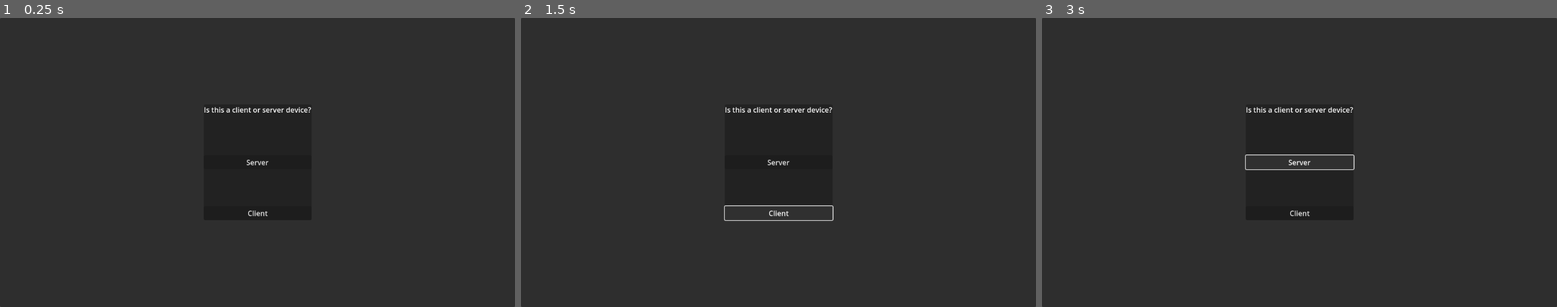
Above: before the commit, frames 1-3 (left to right).
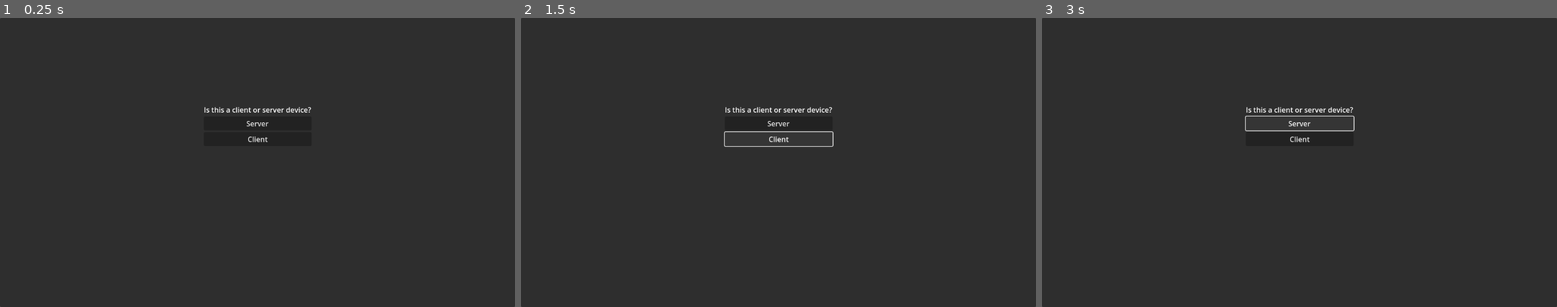
Above: after the commit, the same moments.

Repository: klewicki/GGJ2024Game
Game: Godot game, scene res://MainMenu.tscn
Same seed, same stepped clock (60 frames per second), same inputs: the game is played once before the commit and once after it.
Inputs:
- Up to frame 1 (0.25 s): no input
- Up to frame 2 (1.5 s): click "Client" at 0.5 s; click "Client" at 1.25 s
- Up to frame 3 (3 s): click "Client" at 2 s; click "Server" at 2.75 s

The runs differ from the first frame. In frame 1, 0.2% of the frame differs, in the area x 47-53%, y 35-69%; in frame 2, 0.6%, in the area x 39-61%, y 35-71%; in frame 3, 0.6%.

Commit message:
Change container type for better layout of buttons in client server selection

Diff:
--- a/GodotProject/MainMenu.tscn
+++ b/GodotProject/MainMenu.tscn
@@ -19,14 +19,13 @@
 grow_vertical = 2
 script = ExtResource("1_4j5qa")
 
-[node name="PanelContainer" type="PanelContainer" parent="ClientServerSelectionPanel"]
+[node name="PanelContainer" type="VBoxContainer" parent="ClientServerSelectionPanel"]
 layout_mode = 1
 anchors_preset = -1
 anchor_left = 0.4
 anchor_top = 0.3
 anchor_right = 0.6
 anchor_bottom = 0.7
-offset_left = 0.459991
 grow_horizontal = 2
 grow_vertical = 2
 
